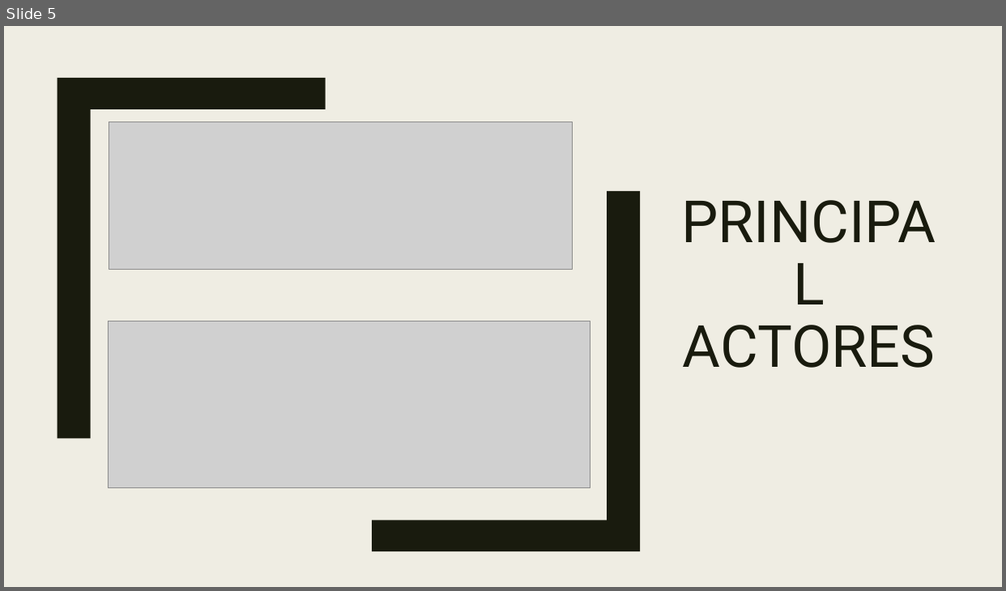
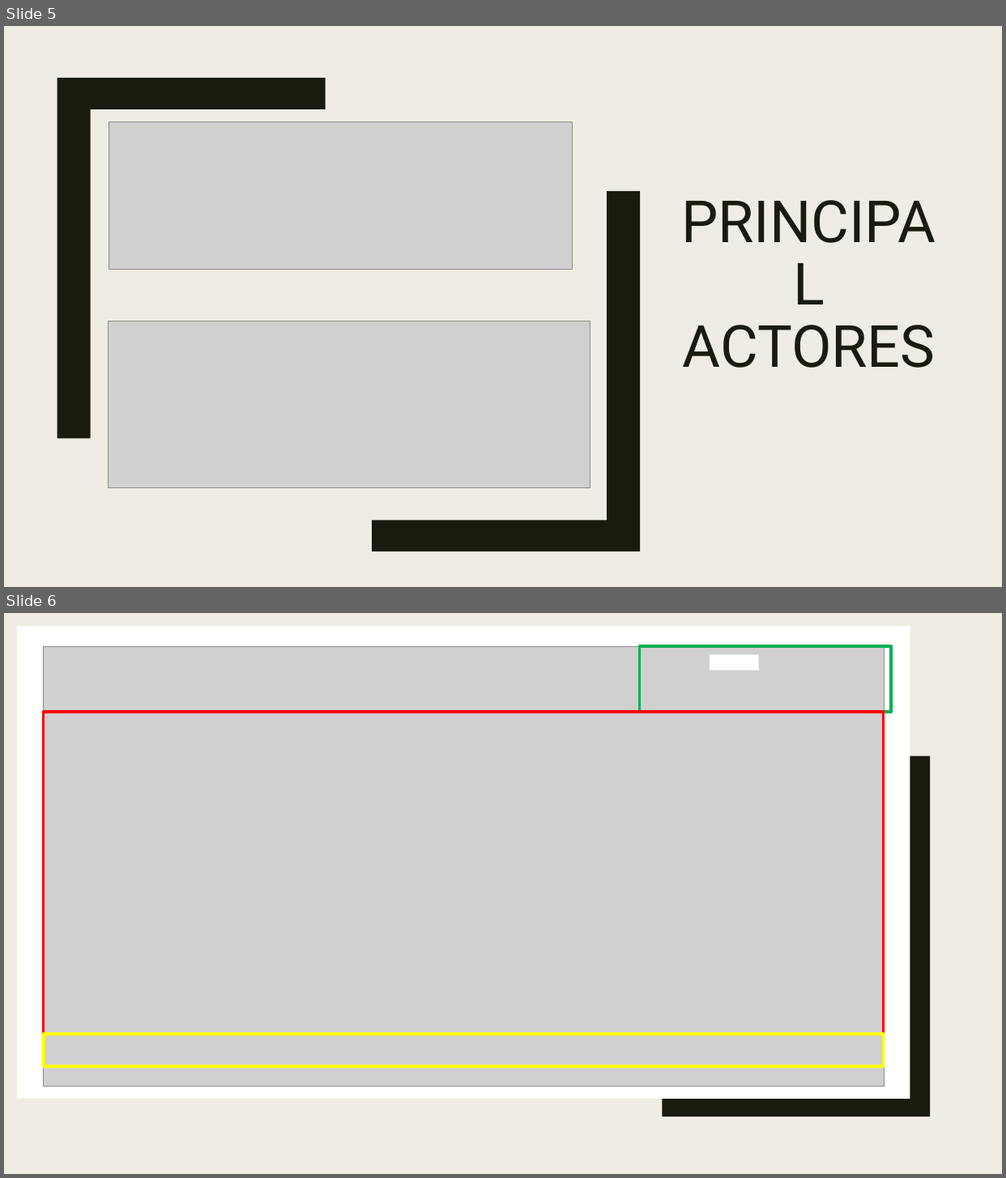
Before and after one commit to geoperez/Tubular, a slide deck: Tubular.pptx. Shown one above the other, each under a label of ours: slide 5 before the commit, slides 5 and 6 after it. The pictures are 1006x591 and 1006x1178 pixels, drawn with LibreOffice and Linux fonts; fonts in the diff are those of the drawing; grey boxes stand for pictures. Boxes give left, top, right and bottom in pixels: in the first picture for what was removed or moved away, otherwise in the second. Text is boxed around its words. In the diff, an @@ line names an element or a change of style, - is before the commit and + after.

```diff
--- a/Tubular.pptx
+++ b/Tubular.pptx
@@ slide 6 added at (4,613,1002,1174), background #EFEDE3 @@
@@ rectangle added at (4,613,1002,1174), fill #EFEDE3 @@
@@ rectangle added at (18,627,910,1100), fill #FFFFFF @@
@@ rectangle added at (43,613,62,1174), fill #191B0E @@
@@ picture added at (44,646,884,1086) @@
@@ rectangle added at (640,646,891,712), outline #00B050 2.75 pt @@
@@ rectangle added at (710,655,760,671), fill #FFFFFF @@
@@ rectangle added at (43,712,884,1033), outline #FF0000 2.75 pt @@
@@ freeform shape added at (662,756,930,1117), fill #191B0E @@
@@ rectangle added at (44,1033,884,1067), outline #FFFF00 2.75 pt @@
```
Also in this commit, not shown: 2 other files.
